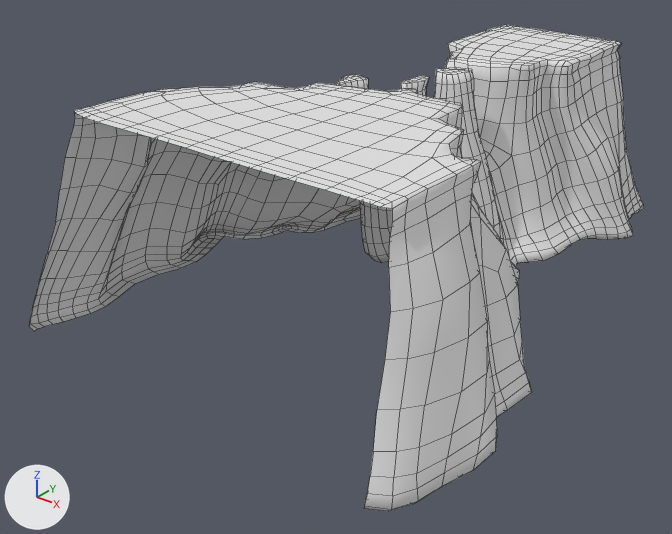
The FBX model Assets externos/Initial Terrain/Terrain.fbx as it was, and as the next commit left it.
Rendered twice from a 50 mm lens placed at (72.0, -154.6, 34.2), pointed at (-7.0, -55.7, -27.1). Arrows for +X, +Y and +Z are at lower left; the lights stay in place. Mesh edges are drawn as thin lines.

The older version as bpy lines, for what is in view:
```python
me_mesh_008 = bpy.data.meshes.new('mesh.008')
me_mesh_008.from_pydata(...)  # 2055 vertices, 1989 faces; spans x -35.4..33.2, y -94.3..7.4, z -30.1..0.2
ob_terreno_low_final = bpy.data.objects.new('TERRENO LOW FINAL', me_mesh_008)
ob_terreno_low_final.location = (0.0, 0.0, 0.0)
```
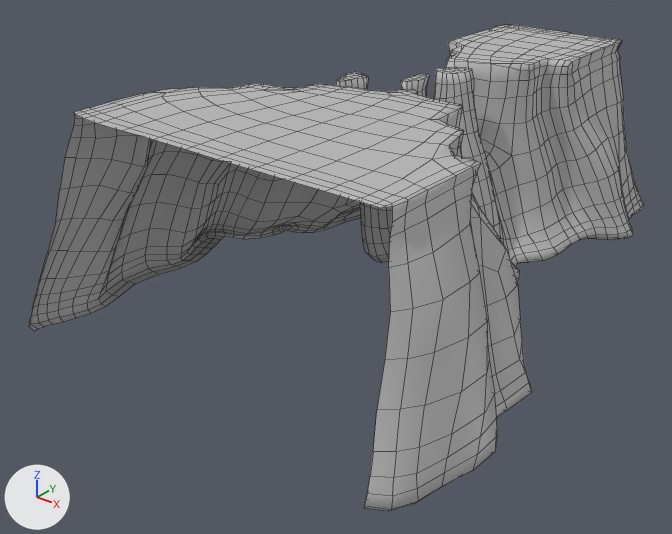
Commit message: Terrain fix

The edits, one by one:
Material 'lambert1' (mat_lambert1) is new.
Its base color is (0.5, 0.5, 0.5) (grey #bcbcbc).
me_mesh_008 is used by ob_terreno_low_final; location (0.0, 0.0, 0.0).
me_mesh_008 had 2055 vertices, 1989 faces and spanned x -35.4..33.2, y -94.3..7.4, z -30.1..0.2.
me_mesh_008 now has 2055 vertices, 1996 faces and spans x -35.4..33.2, y -94.3..7.4, z -30.1..0.0.
me_mesh_008 part 1: 371 vertices moved from x -26.8..24.1, y -86.6..-0.3, z -2.9..0.2 to x -26.8..24.1, y -86.6..-0.3, z -2.9..0.0.
me_mesh_008 part 2: 1982 faces spanning x -35.4..33.2, y -94.3..7.4, z -30.1..0.0 switch from no material to mat_lambert1 (grey #bcbcbc).

Boxes [x1, y1, x2, y2] around the edits, measured in the pictures (672 x 534 px; the box of a moved part takes in the faces that stretch with it):
'TERRENO LOW FINAL', reshaped
    before: [29, 25, 643, 511]
    after: [29, 24, 643, 511]
part 1 of me_mesh_008, moved or reshaped
    before: [74, 25, 622, 222]
    after: [74, 24, 622, 222]
part 2 of me_mesh_008, recoloured
    both: [29, 51, 643, 511]
